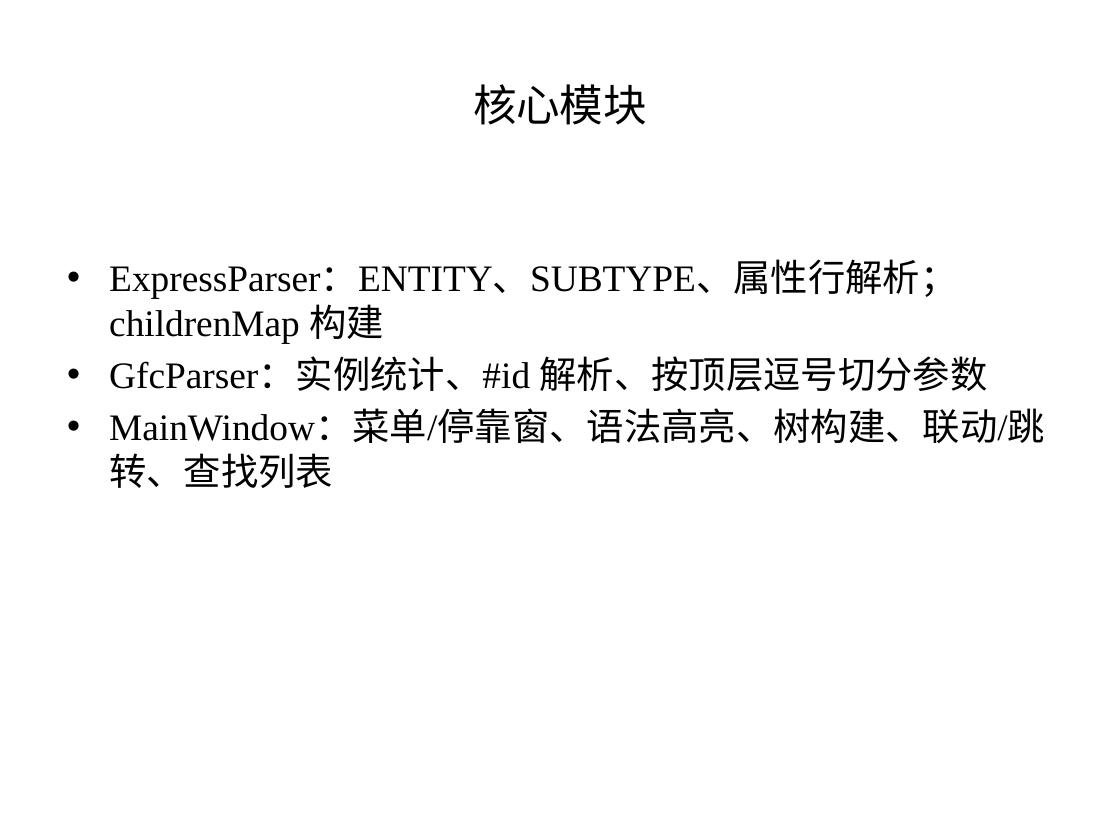
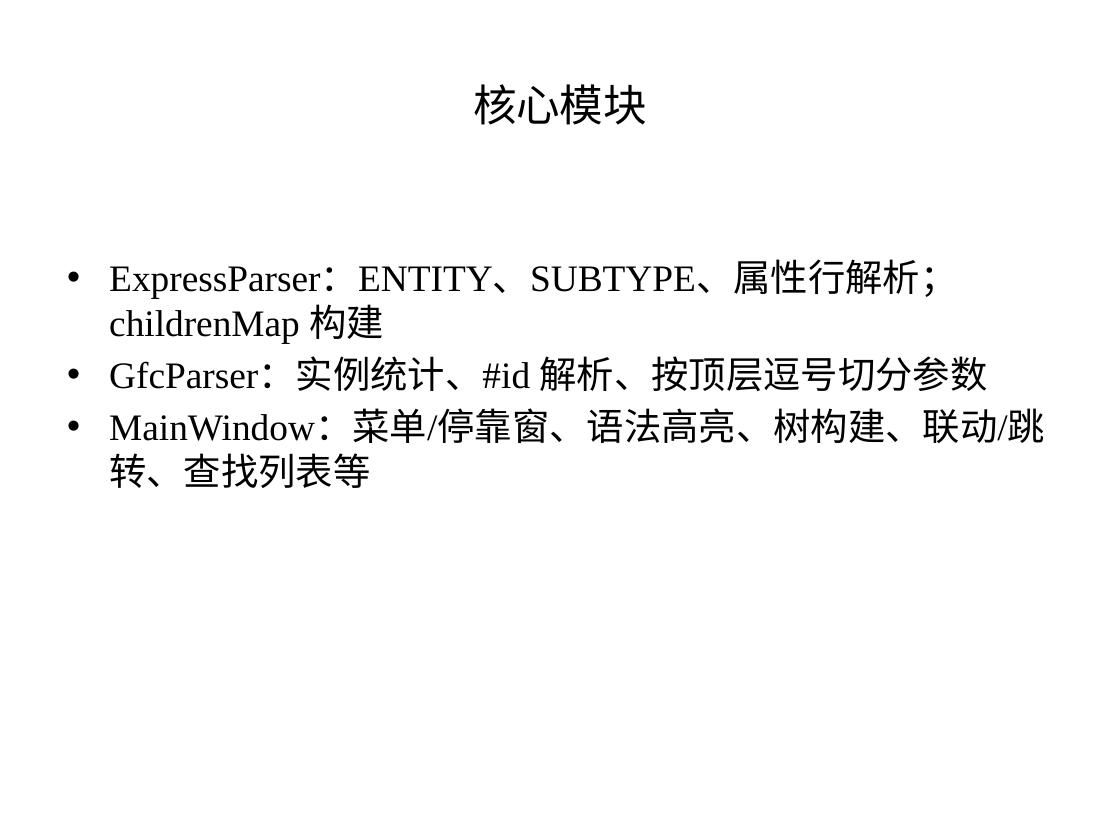
Before and after one commit to azadkong/TOT2025, a slide deck: slide 5 of TOT2025_presentation.pptx. Drawn at 1120x840 pixels with LibreOffice and Linux fonts; fonts in the diff are those of the drawing. Boxes give left, top, right and bottom in pixels: in the first picture for what was removed or moved away, otherwise in the second. Text is boxed around its words. In the diff, an @@ line names an element or a change of style, - is before the commit and + after.

```diff
--- a/TOT2025_presentation.pptx
+++ b/TOT2025_presentation.pptx
@@ text at (109,411,1045,488): text changed @@
-• MainWindow：菜单/停靠窗、语法高亮、树构建、联动/跳转、查找列表
+• MainWindow：菜单/停靠窗、语法高亮、树构建、联动/跳转、查找列表等
```
Also in this commit, not shown: 4 other slides changed.
